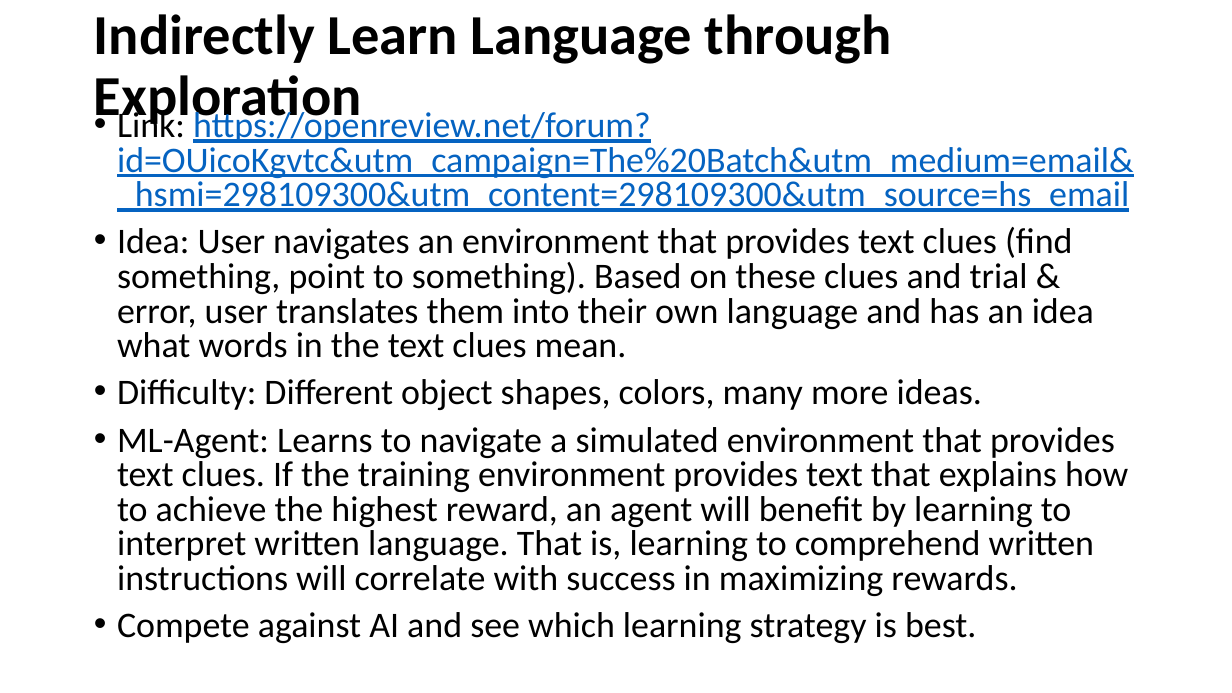
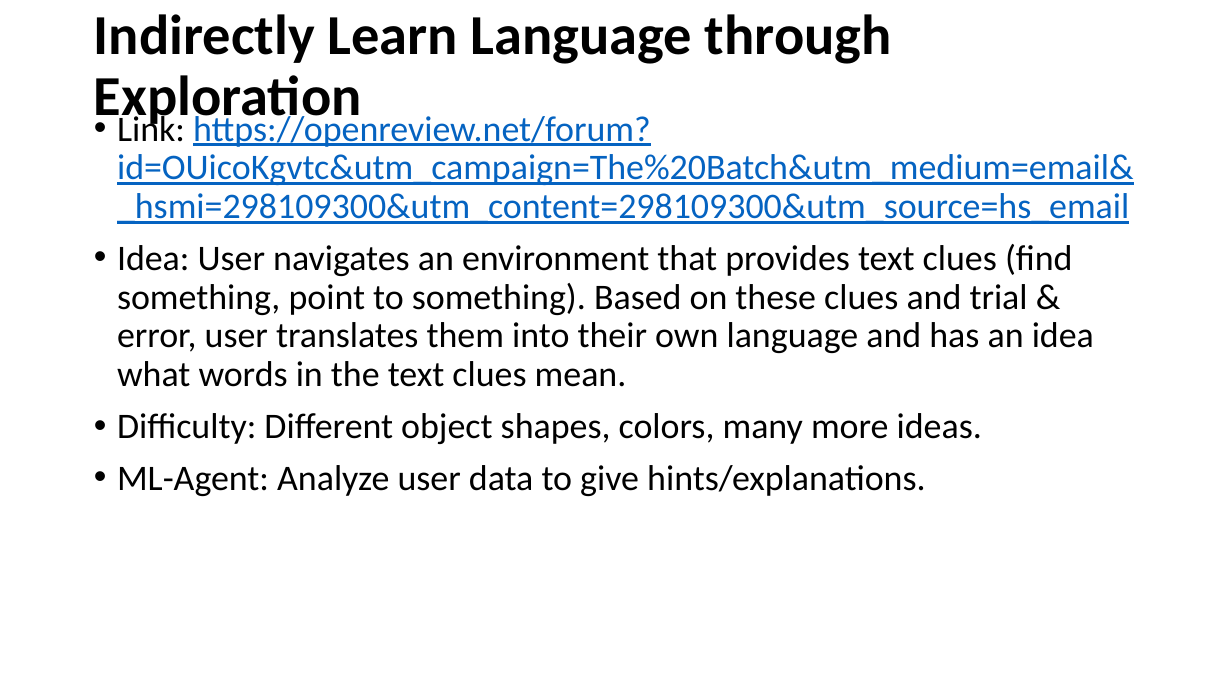
Before and after one commit to ztsv-av/xr_ml, a slide deck: slide 7 of vr_ideas.pptx (slide 2 before the commit). Drawn at 1232x693 pixels with LibreOffice and Linux fonts; fonts in the diff are those of the drawing. Boxes give left, top, right and bottom in pixels: in the first picture for what was removed or moved away, otherwise in the second. Text is boxed around its words. In the diff, an @@ line names an element or a change of style, - is before the commit and + after.

```diff
--- a/vr_ideas.pptx
+++ b/vr_ideas.pptx
@@ text at (117,111,1134,444): line spacing 0.8 to 0.9 @@
@@ text at (117,465,925,496): text changed @@
-• ML-Agent: Learns to navigate a simulated environment that provides text clues. If the training environment provides text that explains how to achieve the highest reward, an agent will benefit by learning to interpret written language. That is, learning to comprehend written instructions will correlate with success in maximizing rewards.
-• Compete against AI and see which learning strategy is best.
+• ML-Agent: Analyze user data to give hints/explanations.
```
Also in this commit, not shown: 9 other slides changed, 1 slide removed.
